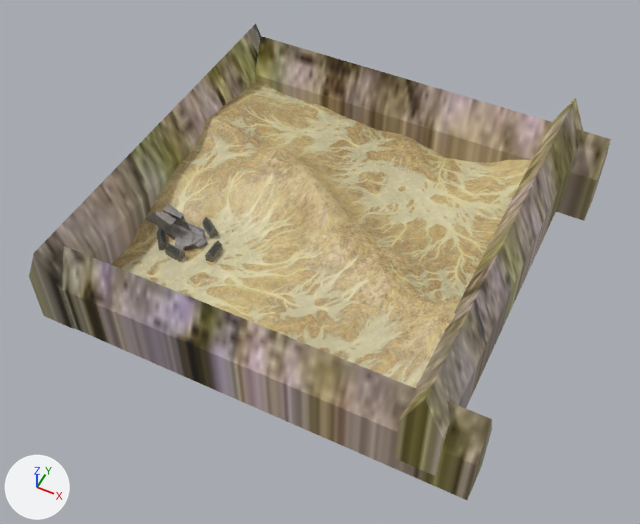
Renders of the FBX model demos/desert/desert.fbx from each side of a commit.
One viewpoint serves both versions: a 50 mm lens placed at (7.37, -15.4, 18.1), pointed at (0.26, -1.18, 0.33). The lights are fixed; the arrows at lower left show +X, +Y and +Z. Where no turn or scale is listed for an object, it has been applied to the vertices.

The first picture shows 'dom', 'dom.002', 'dom.004', 'dom.005', 'dom.006', 'dom.007', 'ground', 'terrain'.
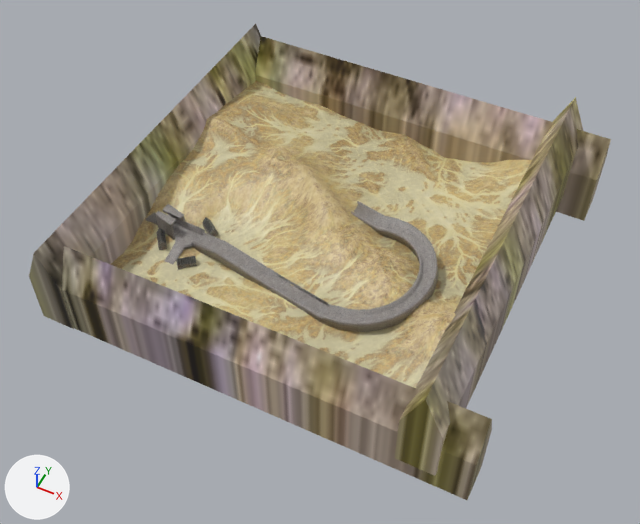
Boxes (x1, y1, x2, y2) around the edits, measured in the pictures (640 x 524 px):
'ground', reshaped
    before: (145, 204, 207, 251)
    after: (145, 201, 438, 332)
'dom', moved, turned
    before: (205, 240, 223, 262)
    after: (176, 256, 197, 269)
'dom.002', deleted
    before: (165, 243, 185, 262)
part 1 of me_cube_003, built on
    before: (184, 236, 207, 251)
    after: (192, 201, 438, 332)

What the commit changed:
me_cube_003 is used by ob_ground; location (-3.15, -2.07, 0.35).
me_cube_003 had 82 vertices, 82 faces and spanned x -1.6..0.39, y -0.51..0.46, z -0.36..0.6.
me_cube_003 now has 350 vertices, 350 faces and spans x -1.6..6.77, y -1.44..2.63, z -0.36..1.38.
me_cube_003 part 1: 9 vertices moved from x -0.38..0.23, y -0.51..0.18, z -0.36..0.16 to x -0.38..1.08, y -1.12..-0.05, z -0.36..0.25; 13 vertices removed from x -0.07..0.39, y -0.38..0.18, z -0.08..0.16; 281 vertices added at x 0.1..6.77, y -1.44..2.63, z -0.08..1.38.
Object 'dom.002' (ob_dom_002) is deleted.
Object 'dom' (ob_dom) moves from (-237.7, -226.2, 48.59) to (-289.3, -284.1, 36.02).
Object 'dom' (ob_dom) turns from (0, 0, 0) to (0, 0, -52) degrees about x, y and z.
